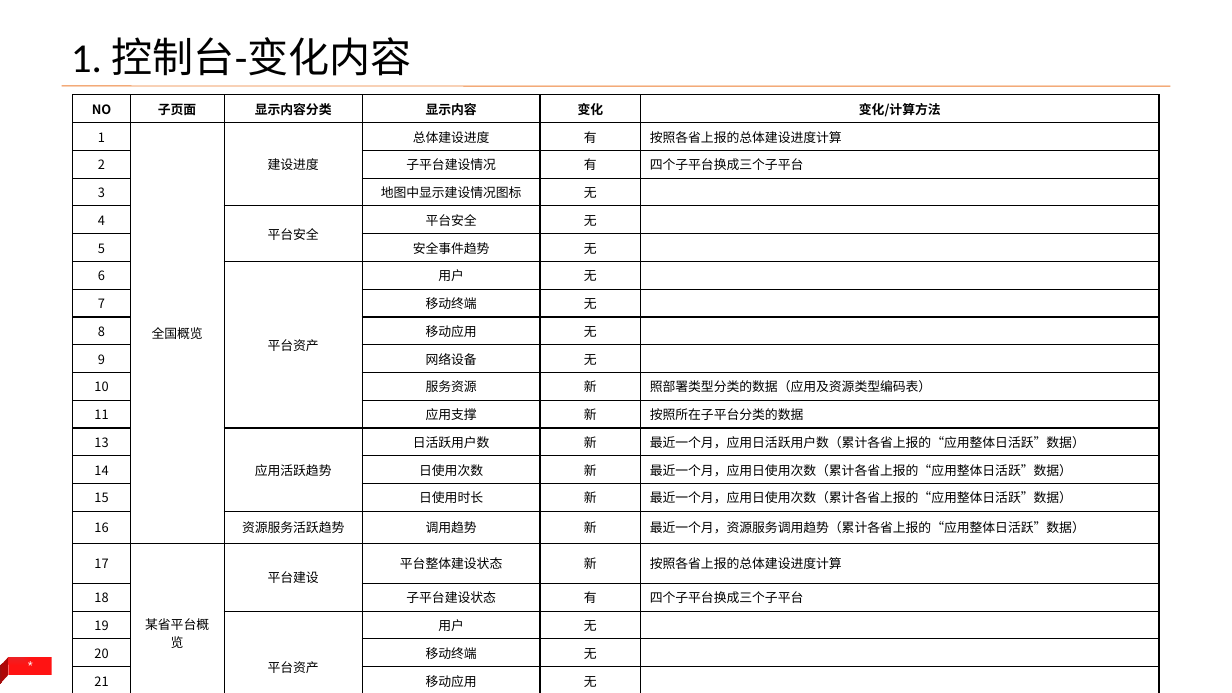
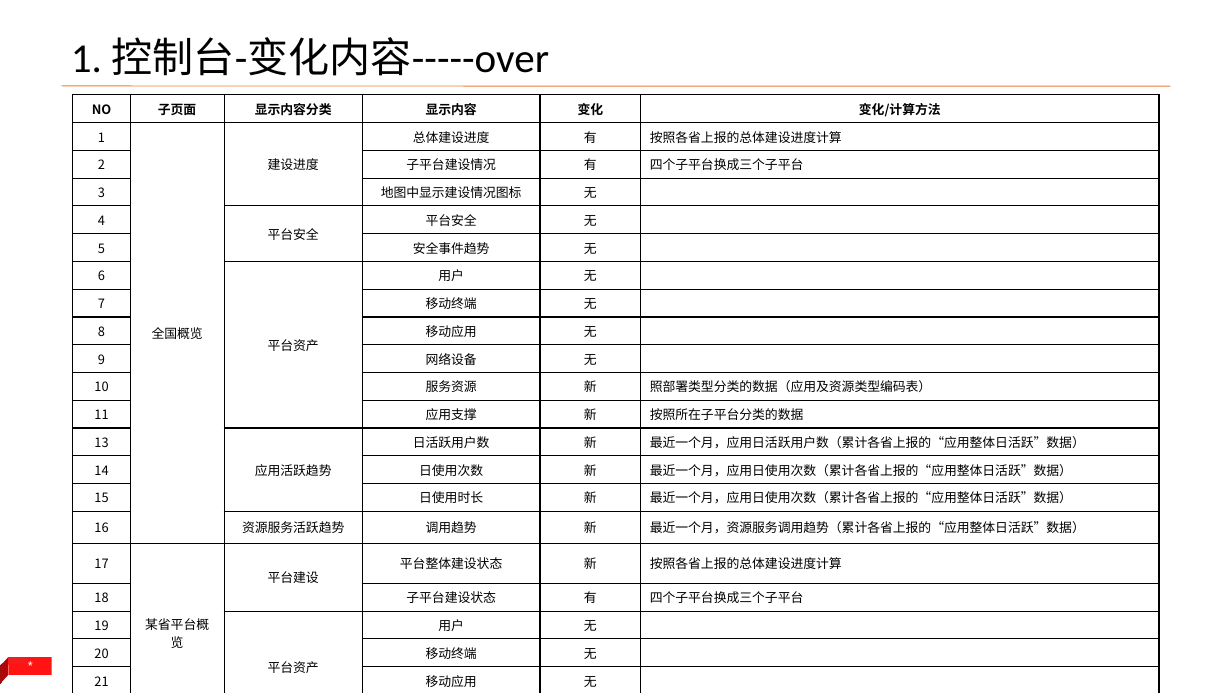
Before and after one commit to yangld/learn, a slide deck: slide 3 of 1附件/全国集中管控改动内容_v2_1.pptx. Drawn at 1232x693 pixels with LibreOffice and Linux fonts; fonts in the diff are those of the drawing. Boxes give left, top, right and bottom in pixels: in the first picture for what was removed or moved away, otherwise in the second. Text is boxed around its words. In the diff, an @@ line names an element or a change of style, - is before the commit and + after.

```diff
--- a/1附件/全国集中管控改动内容_v2_1.pptx
+++ b/1附件/全国集中管控改动内容_v2_1.pptx
@@ title at (71, 37, 549, 76): text changed @@
-1. 控制台-变化内容
+1. 控制台-变化内容-----over
```
Also in this commit, not shown: 2 other slides changed.
